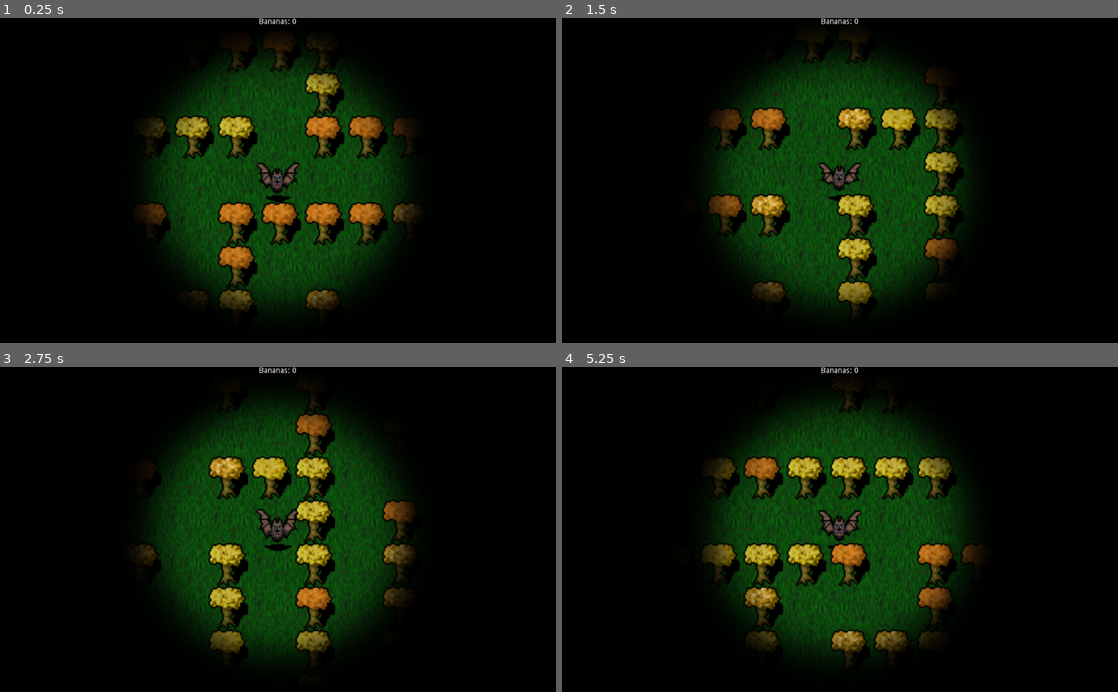
Above: before the commit, frames 1-4 (two rows, left to right).
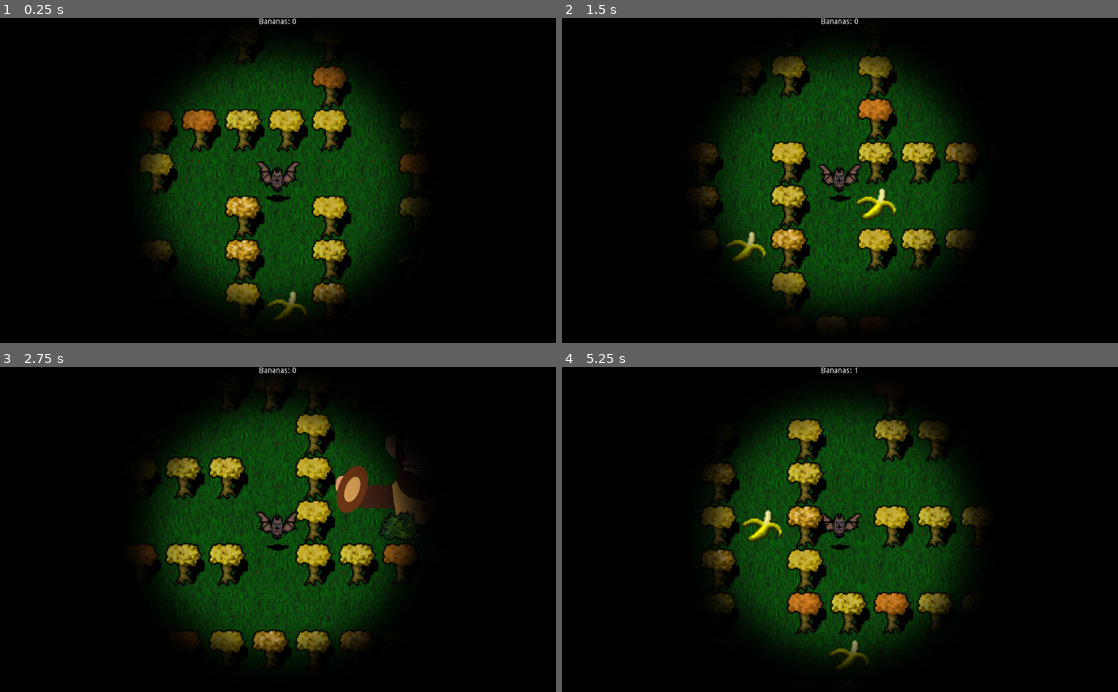
Above: after the commit, the same moments.

Repository: paavonelimarkka/whackman
Game: Godot game, scene res://Map.tscn
The game is run twice, just before and just after one commit, with the same random seed, the same clock (stepped at 60 frames per second) and the same inputs. This scene is started directly instead of the project's main scene.
Inputs:
- Up to frame 1 (0.25 s): no input
- Up to frame 2 (1.5 s): hold D (right) 0.53-1.28 s; hold Space (camera_swap) 0.53-1.28 s; hold S (down) from 1.28 s (still down); tap Space (camera_swap) at 1.35 s
- Up to frame 3 (2.75 s): release S (down) at 2.03 s; hold D (right) from 2.03 s (still down); hold Space (camera_swap) from 2.03 s (still down)
- Up to frame 4 (5.25 s): release D (right) at 2.78 s; release Space (camera_swap) at 2.78 s; hold W (up) 2.78-3.53 s; tap Space (camera_swap) at 2.85, 4.35 s; hold Space (camera_swap) 3.53-4.28 s; hold A (left) 3.53-5.03 s; hold S (down) from 5.03 s (still down); hold Space (camera_swap) from 5.03 s (still down)

The runs differ from the first frame. In frame 1, 13% of the frame differs, in the area x 25-76%, y 6-93%; in frame 2, 16%, in the area x 24-75%, y 6-94%; in frame 3, 7.6%; in frame 4, 16%.

Commit message:
Add death screen

Diff:
--- a/Apina.tscn
+++ b/Apina.tscn
@@ -31,6 +31,6 @@
 [node name="AnimatedSprite" type="AnimatedSprite" parent="."]
 scale = Vector2( 0.424444, 0.437603 )
 frames = SubResource( 1 )
-animation = "whack_loop"
-frame = 3
+animation = "whack"
+frame = 5
 playing = true
--- a/Map.tscn
+++ b/Map.tscn
@@ -116,7 +116,7 @@
 tile_data = PoolIntArray( -589824, 3, 0, -589822, 3, 0, -589820, 6, 0, -589818, 5, 0, -589816, 4, 0, -589811, 6, 0, -58 …(14834 unchanged characters)…
 
 [node name="Player" parent="." instance=ExtResource( 3 )]
-position = Vector2( 783, 176 )
+position = Vector2( 234, 181 )
 collision_layer = 8
 collision_mask = 22
 
@@ -146,8 +146,6 @@
 
 [node name="Trap" parent="." instance=ExtResource( 11 )]
 position = Vector2( 50, 348 )
-collision_layer = 4
-collision_mask = 8
 
 [node name="CollisionShape2D2" type="CollisionShape2D" parent="Trap"]
 shape = SubResource( 10 )
@@ -163,6 +161,9 @@
 
 [node name="AudioStreamPlayer" type="AudioStreamPlayer" parent="Apina"]
 
+[node name="ApinaCamera" type="Camera2D" parent="Apina"]
+zoom = Vector2( 0.25, 0.25 )
+
 [node name="HUD" parent="." instance=ExtResource( 12 )]
 
 [node name="AudioStreamPlayer" type="AudioStreamPlayer" parent="."]
--- a/apina.gd
+++ b/apina.gd
@@ -7,9 +7,13 @@
 
 var nearCamTimer = Timer.new()
 var farCamTimer = Timer.new()
+var shake = false
 
 signal near_cam_on
 signal far_cam_on
+
+onready var apinaCamera = get_node('ApinaCamera')
+onready var canvas_modulate = get_node("CanvasModulate")
 
 
 func _ready():
@@ -23,6 +27,17 @@
 
 	nearCamTimer.start()
 
+func _process(delta):
+	if shake:
+
+		apinaCamera.set_offset(Vector2(rand_range(-1.0, 1.0) * 5, rand_range(-1.0, 1.0) * 5))
+
+func stop_and_shake():
+	shake = true
+	nearCamTimer.stop()
+	farCamTimer.stop()
+	play_whack_loop()
+	apinaCamera.make_current()
 
 func _on_near_timer_timeout():
 	#audio
--- a/game objects/enemy.gd
+++ b/game objects/enemy.gd
@@ -4,10 +4,10 @@
 var path : = PoolVector2Array()
 onready var navigationNode = get_node('../Navigation2D')
 onready var player = get_node('../Player')
+onready var path_map = get_node("../Navigation2D/TileMap - Path")
 
 func _ready():
-	var path = navigationNode.get_simple_path(self.position, player.position)
-	self.path = path
+	get_random_position_on_path()
 
 func _process(delta):
 	# Calculate the movement distance for this frame
@@ -20,8 +20,16 @@
 			# The player does not have enough movement left to get to the next point.
 			position += position.direction_to(path[0]) * distance_to_walk
 		else:
-			# The player get to the next point
 			position = path[0]
 			path.remove(0)
 		# Update the distance to walk
 		distance_to_walk -= distance_to_next_point
+
+func get_random_position_on_path():
+	var x = randi() % 30
+	var y = randi() % 17
+	if (path_map.get_cell(x,y) >= 0):
+		path = navigationNode.get_simple_path(self.position, path_map.map_to_world(Vector2(x, y)))
+		self.path = path
+	else:
+		get_random_position_on_path()
--- a/game objects/player.gd
+++ b/game objects/player.gd
@@ -19,6 +19,8 @@
 onready var animationPlayer = get_node('AnimationPlayer')
 onready var canvas = get_node("CanvasModulate")
 onready var light = get_node("Light2D")
+onready var apina = get_node('../Apina')
+onready var apina_camera = get_node('../Apina/ApinaCamera')
 
 func get_input():
 	velocity = Vector2()
@@ -46,8 +48,13 @@
 
 func _physics_process(delta):
 	get_input()
-	velocity = move_and_slide(velocity)
+	#velocity = move_and_slide(velocity)
 
+	var collision = move_and_collide(velocity * delta)
+	if collision:
+		if (collision.collider.name == 'Enemy'):
+			apina.stop_and_shake()
+			animationPlayer.play("fade_to_red")
 
 	#for index in get_slide_count():
 	#	var collision = get_slide_collision(index)
@@ -74,12 +81,11 @@
 		animationPlayer.play('zoom_in_colors')
 		light.texture_scale = 1
 
-func _on_Area2D_body_entered(body):
-	print(body)
-	slow_down()
-
 func _on_Apina_far_cam_on():
 	swapCamera()
 
 func _on_Apina_near_cam_on():
 	swapCamera()
+
+func get_slide_collision(body):
+	print(body)
--- a/game objects/player.tscn
+++ b/game objects/player.tscn
@@ -71,6 +71,22 @@
 "values": [ Color( 1, 1, 1, 1 ) ]
 }
 
+[sub_resource type="Animation" id=12]
+resource_name = "fade_to_red"
+length = 3.0
+tracks/0/type = "value"
+tracks/0/path = NodePath("CanvasModulate:color")
+tracks/0/interp = 1
+tracks/0/loop_wrap = true
+tracks/0/imported = false
+tracks/0/enabled = true
+tracks/0/keys = {
+"times": PoolRealArray( 0, 3 ),
+"transitions": PoolRealArray( 1, 1 ),
+"update": 0,
+"values": [ Color( 1, 1, 1, 1 ), Color( 1, 0, 0, 1 ) ]
+}
+
 [sub_resource type="Animation" id=10]
 resource_name = "zoom_in_colors"
 tracks/0/type = "value"
@@ -136,7 +152,7 @@
 
 [node name="AnimatedSprite" type="AnimatedSprite" parent="."]
 frames = SubResource( 8 )
-frame = 2
+frame = 4
 speed_scale = 2.5
 playing = true
 
@@ -149,5 +165,6 @@
 
 [node name="AnimationPlayer" type="AnimationPlayer" parent="."]
 anims/RESET = SubResource( 9 )
+anims/fade_to_red = SubResource( 12 )
 anims/zoom_in_colors = SubResource( 10 )
 anims/zoom_out_colors = SubResource( 11 )
--- a/game objects/trap.gd
+++ b/game objects/trap.gd
@@ -1,18 +1,12 @@
 extends Area2D
 
+onready var player = get_node('/root/Map/Player')
 
-# Declare member variables here. Examples:
-# var a = 2
-# var b = "text"
-
-# Called when the node enters the scene tree for the first time.
 func _ready():
-	print('asd')
-
-# Called every frame. 'delta' is the elapsed time since the previous frame.
-#func _process(delta):
-#	pass
+	pass
 
 func _on_Area2D_body_entered(body):
 	print(body)
-	queue_free()
+	if (body.get_name() == 'Player'):
+		player.slow_down()
+		queue_free()
--- a/game objects/trap.tscn
+++ b/game objects/trap.tscn
@@ -6,6 +6,8 @@
 [sub_resource type="CircleShape2D" id=1]
 
 [node name="Area2D" type="Area2D" groups=["traps"]]
+collision_layer = 4
+collision_mask = 8
 script = ExtResource( 2 )
 
 [node name="CollisionShape2D" type="CollisionShape2D" parent="."]
Not shown: 1 places in game objects/player.tscn that only renumber resources
